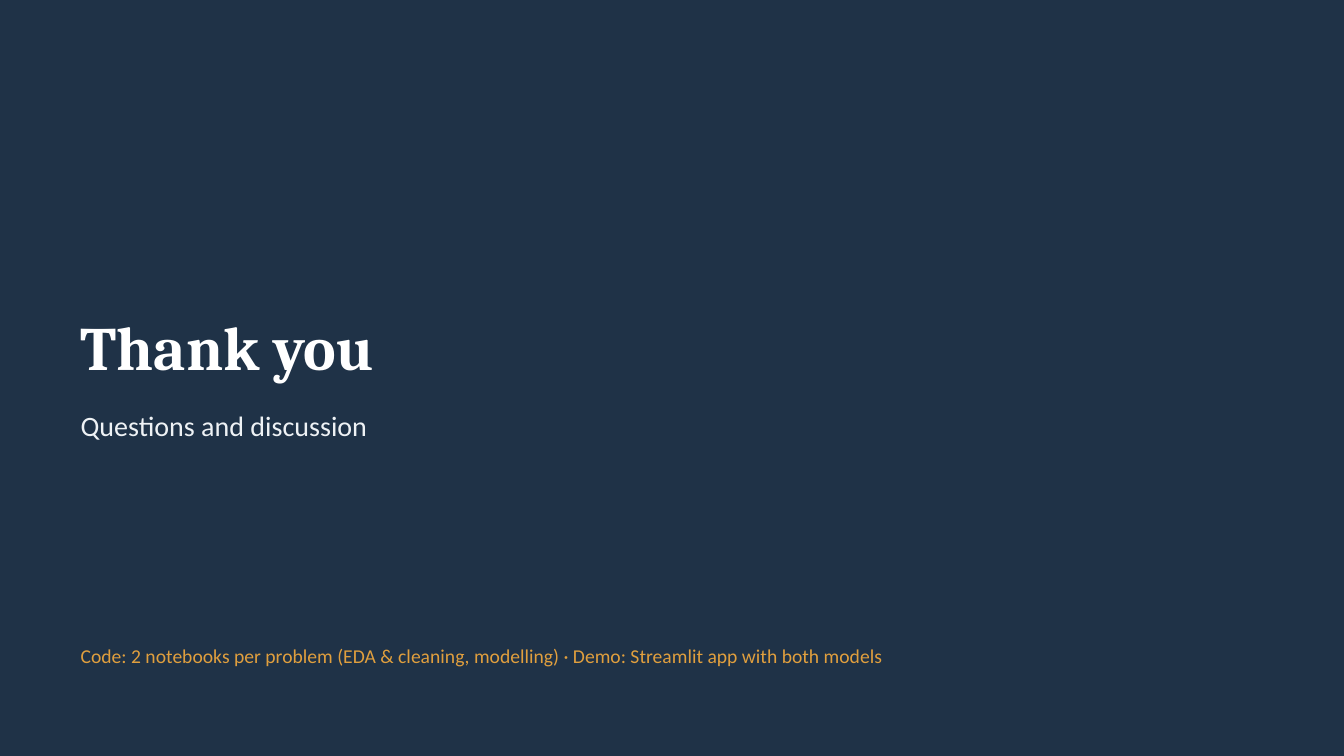
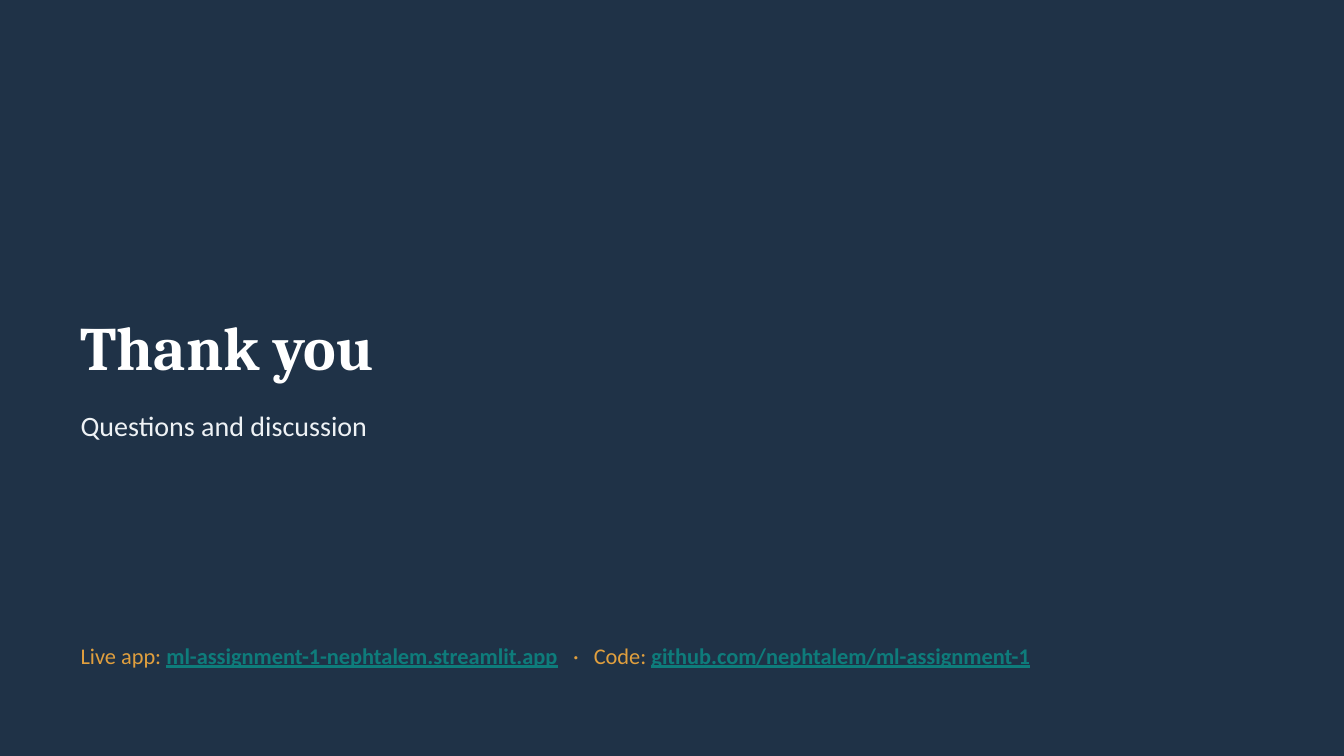
Before and after one commit to nephtalem/ml-assignment-1, a slide deck: slide 26 of report/ML_Assignment1_Presentation.pptx. Drawn at 1344x756 pixels with LibreOffice and Linux fonts; fonts in the diff are those of the drawing. Boxes give left, top, right and bottom in pixels: in the first picture for what was removed or moved away, otherwise in the second. Text is boxed around its words. In the diff, an @@ line names an element or a change of style, - is before the commit and + after.

Commit message:
Add live app link to README and presentation

```diff
--- a/report/ML_Assignment1_Presentation.pptx
+++ b/report/ML_Assignment1_Presentation.pptx
@@ text at (x1=81, y1=648, x2=1029, y2=668): text changed; size 14 to 16 pt; text colour #E09F3E to #0E7C7B; bold on @@
-Code: 2 notebooks per problem (EDA & cleaning, modelling) · Demo: Streamlit app with both models
+Live app: ml-assignment-1-nephtalem.streamlit.app · Code: github.com/nephtalem/ml-assignment-1
```
Also in this commit, not shown: 1 other slide changed, 1 other file.
